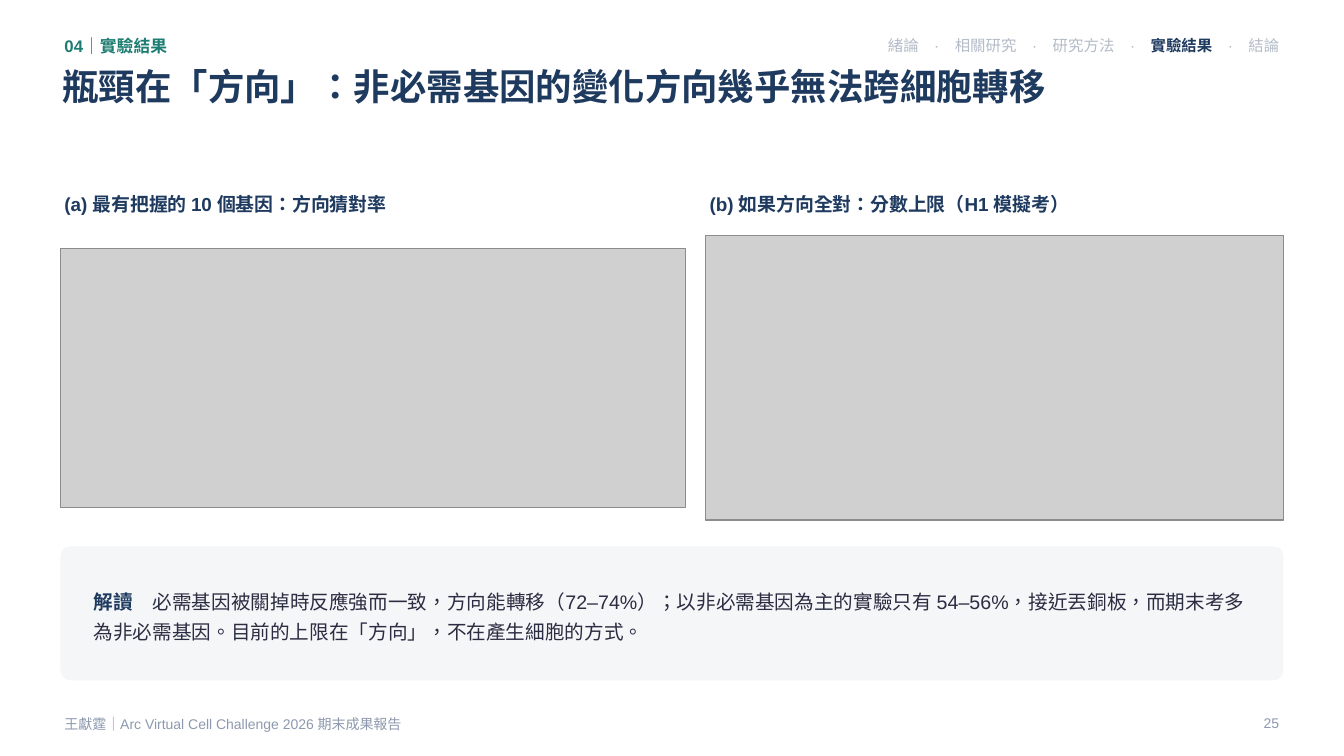
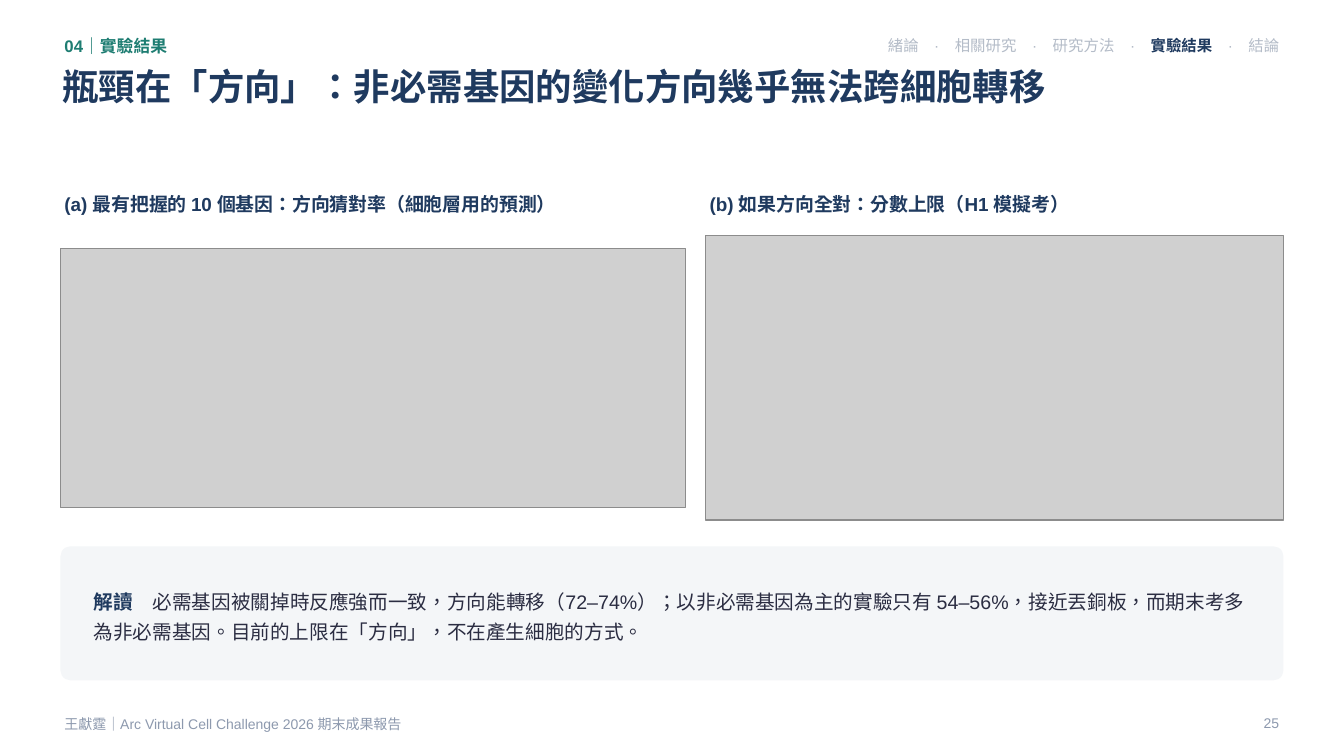
Before and after one commit to zxc29051617/VirtualCellChallenge-2026_NTU_JHLab, a slide deck: slide 25 of general_model/docs/VCC_defense_style_20261024.pptx. Drawn at 1344x756 pixels with LibreOffice and Linux fonts; fonts in the diff are those of the drawing; grey boxes stand for pictures. Boxes give left, top, right and bottom in pixels: in the first picture for what was removed or moved away, otherwise in the second. Text is boxed around its words. In the diff, an @@ line names an element or a change of style, - is before the commit and + after.

```diff
--- a/general_model/docs/VCC_defense_style_20261024.pptx
+++ b/general_model/docs/VCC_defense_style_20261024.pptx
@@ text at bbox=[64, 195, 556, 215]: text changed @@
-(a) 最有把握的 10 個基因：方向猜對率
+(a) 最有把握的 10 個基因：方向猜對率（細胞層用的預測）
```
Also in this commit, not shown: 4 other slides changed, 17 other files.
